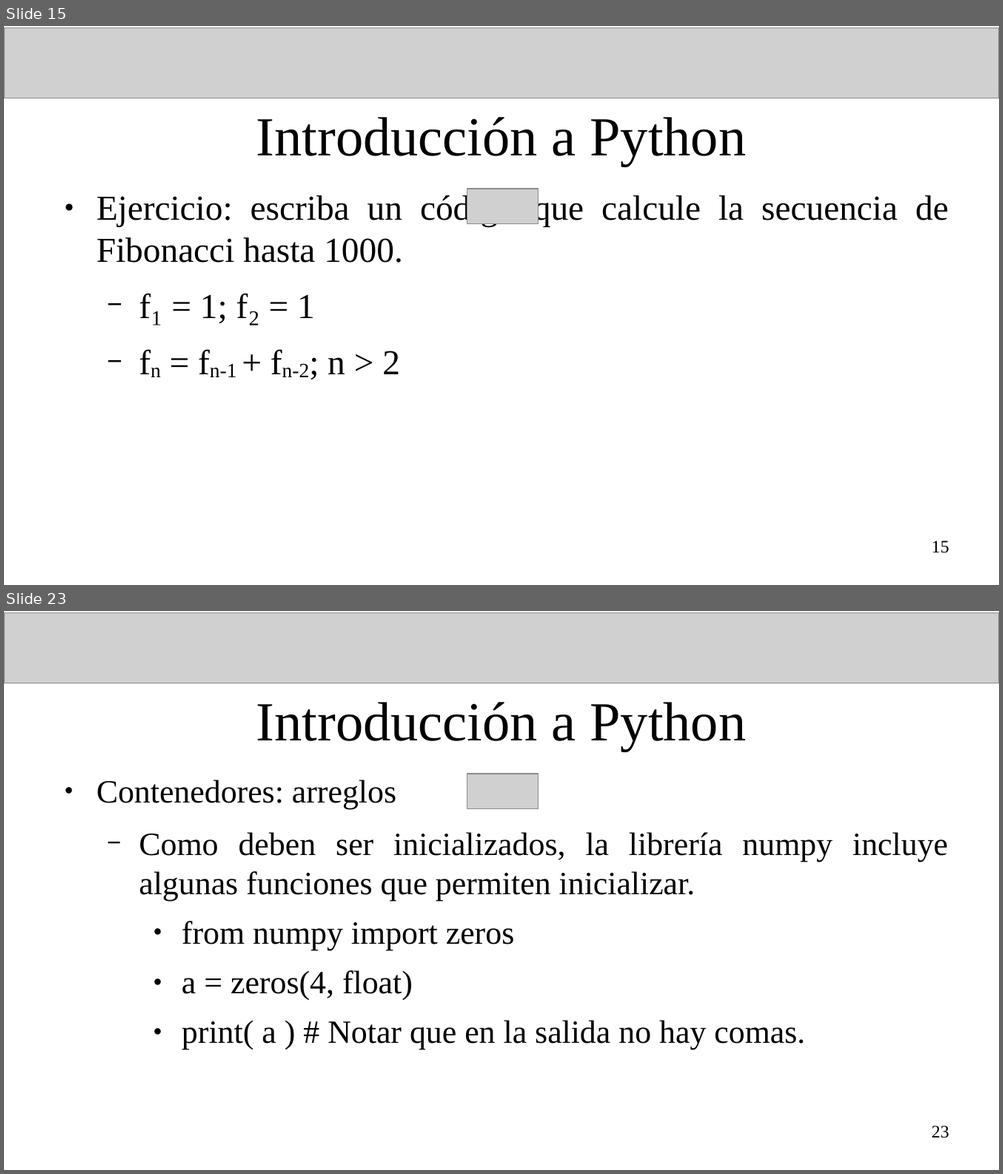
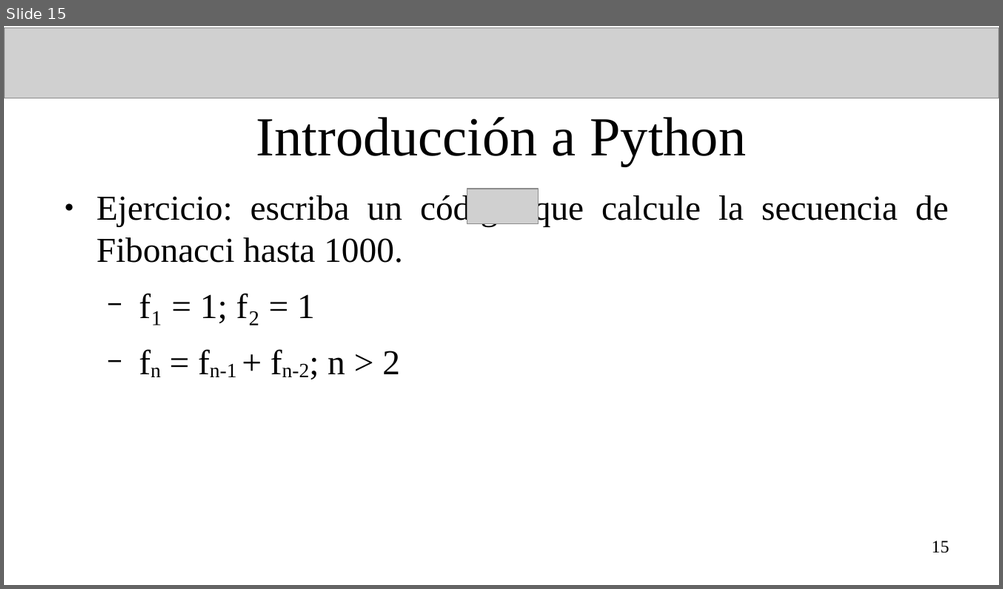
Before and after one commit to fiscompunipamplona/mn_unid1, a slide deck: clases/clase-introPython_2.odp. Shown one above the other, each under a label of ours: slides 15 and 23 before the commit, slide 15 after it; the slides between them are not shown. The pictures are 1003x1174 and 1003x589 pixels, drawn with LibreOffice and Linux fonts; fonts in the diff are those of the drawing; grey boxes stand for pictures. Boxes give left, top, right and bottom in pixels: in the first picture for what was removed or moved away, otherwise in the second. Text is boxed around its words. In the diff, an @@ line names an element or a change of style, - is before the commit and + after.

```diff
--- a/clases/clase-introPython_2.odp
+++ b/clases/clase-introPython_2.odp
@@ slide 23 removed at [4,611,999,1170], background #FFFFFF @@
@@ picture removed at [4,612,999,684] @@
@@ title removed at [256,702,745,751] @@
-Introducción a Python
@@ text removed at [96,780,948,1051] @@
-● Contenedores: arreglos
-  − Como deben ser inicializados, la librería numpy incluye algunas funciones que permiten inicializar.
-    ● from numpy import zeros
-    ● a = zeros(4, float)
-    ● print( a ) # Notar que en la salida no hay comas.
@@ picture removed at [467,774,538,809] @@
@@ page number removed at [931,1126,949,1139] @@
-23
```
Also in this commit, not shown: 1 slide changed, 19 other slides removed, 3 other files.
